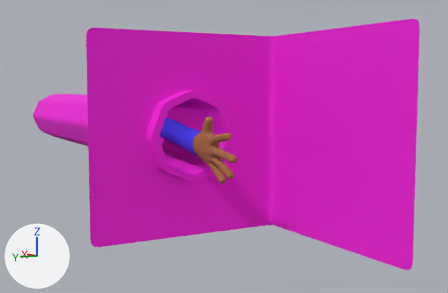
Two versions of the Blender file BasicHand3.blend, one commit apart.
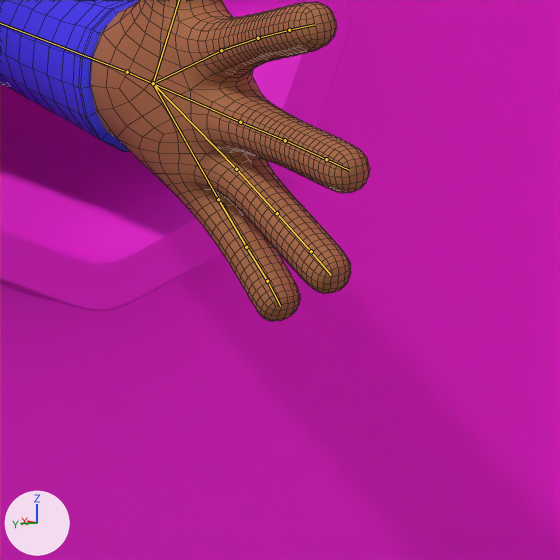
Each version is shown whole from a camera (50 mm lens) standing at (-31.75, 17.13, 3.46) and looking at (9.46, -6.25, -1.01), then close up on the part from 40% to 60% of the width and 45% to 76% of the height. The lights are fixed; the arrows at lower left show +X, +Y and +Z. The older version's two pictures come first. Both versions are drawn at frame 20 of the action 'Hand_Idle'; the numbers are the values there. The bones that change, and the others that lie on the model, are drawn over the model as lines in the close-ups. The close-ups show mesh edges as thin lines.

Names of what the first close-up shows: 'Cube.002', 'Hand_01.001', 'Sleeve.002'.
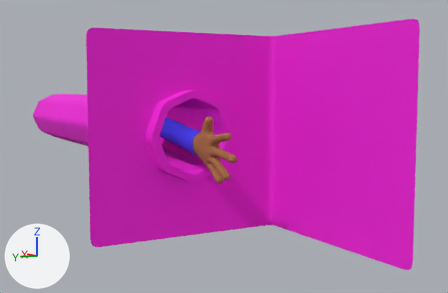
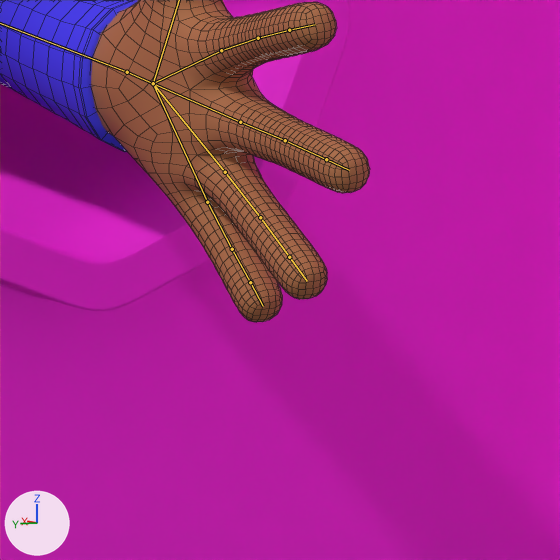
Changed parts and their boxes (x1, y1, x2, y2) in the close-ups (560 x 560 px):
```json
{"object": "Hand_01.001", "change": "posed", "before": [91, 0, 370, 321], "after": [91, 0, 370, 322]}
{"bone": "Bone.005", "before": "(153, 83) to (236, 169)", "after": "(153, 83) to (225, 172)"}
{"bone": "Bone.006", "before": "(153, 83) to (218, 199)", "after": "(153, 83) to (207, 202)"}
{"bone": "Bone.018", "before": "(218, 199) to (246, 247)", "after": "(207, 202) to (232, 249)"}
```

The change, as JSON lines over the scene's bpy script:
```json
{"block": "bone_bone_005", "where": "bone_bone_005 = bpy.data.objects['Armature.001'].pose.bones['Bone.005']  # child of 'Bone.001'"}
{"op": "set", "path": "bone_bone_005.rotation_quaternion", "old": "(1.0, 0.003, 0.0, 0.009)", "new": "(0.999, -0.035, 0.0, 0.009)", "note": "degrees (0, 0, 1) -> degrees (-4, 0, 1)"}
{"block": "bone_bone_006", "where": "bone_bone_006 = bpy.data.objects['Armature.001'].pose.bones['Bone.006']  # child of 'Bone.001'"}
{"op": "set", "path": "bone_bone_006.rotation_quaternion", "old": "(1.0, 0.0, 0.0, 0.0)", "new": "(0.999, -0.04, 0.0, 0.0)", "note": "degrees (0, 0, 0) -> degrees (-5, 0, 0)"}
{"block": "bone_bone_018", "where": "bone_bone_018 = bpy.data.objects['Armature.001'].pose.bones['Bone.018']  # child of 'Bone.006'"}
{"op": "set", "path": "bone_bone_018.rotation_quaternion", "old": "(1.0, -0.004, 0.0, 0.013)", "new": "(1.0, 0.0, 0.0, 0.0)", "note": "degrees (0, 0, 1) -> degrees (0, 0, 0)"}
```
